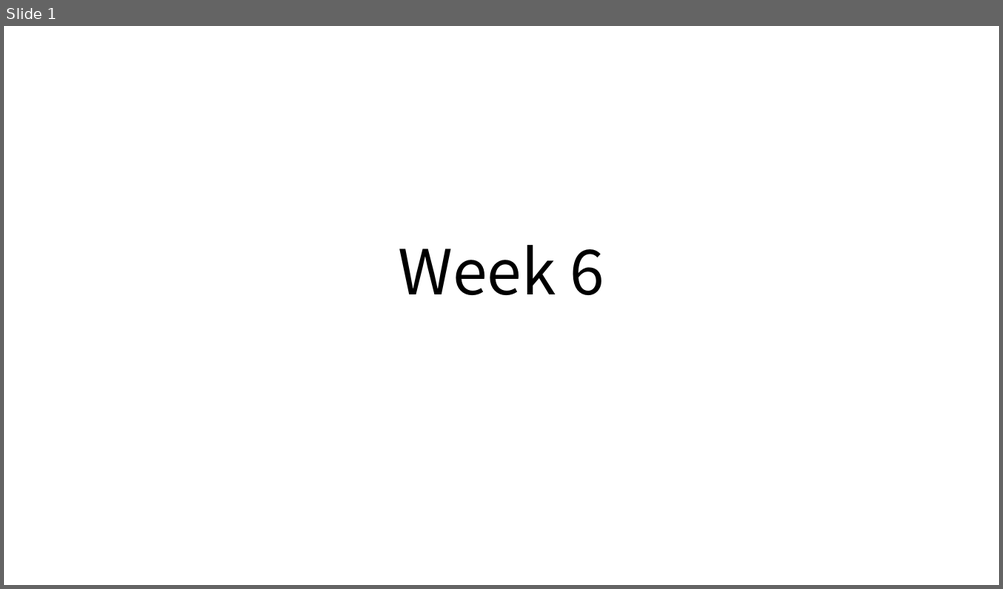
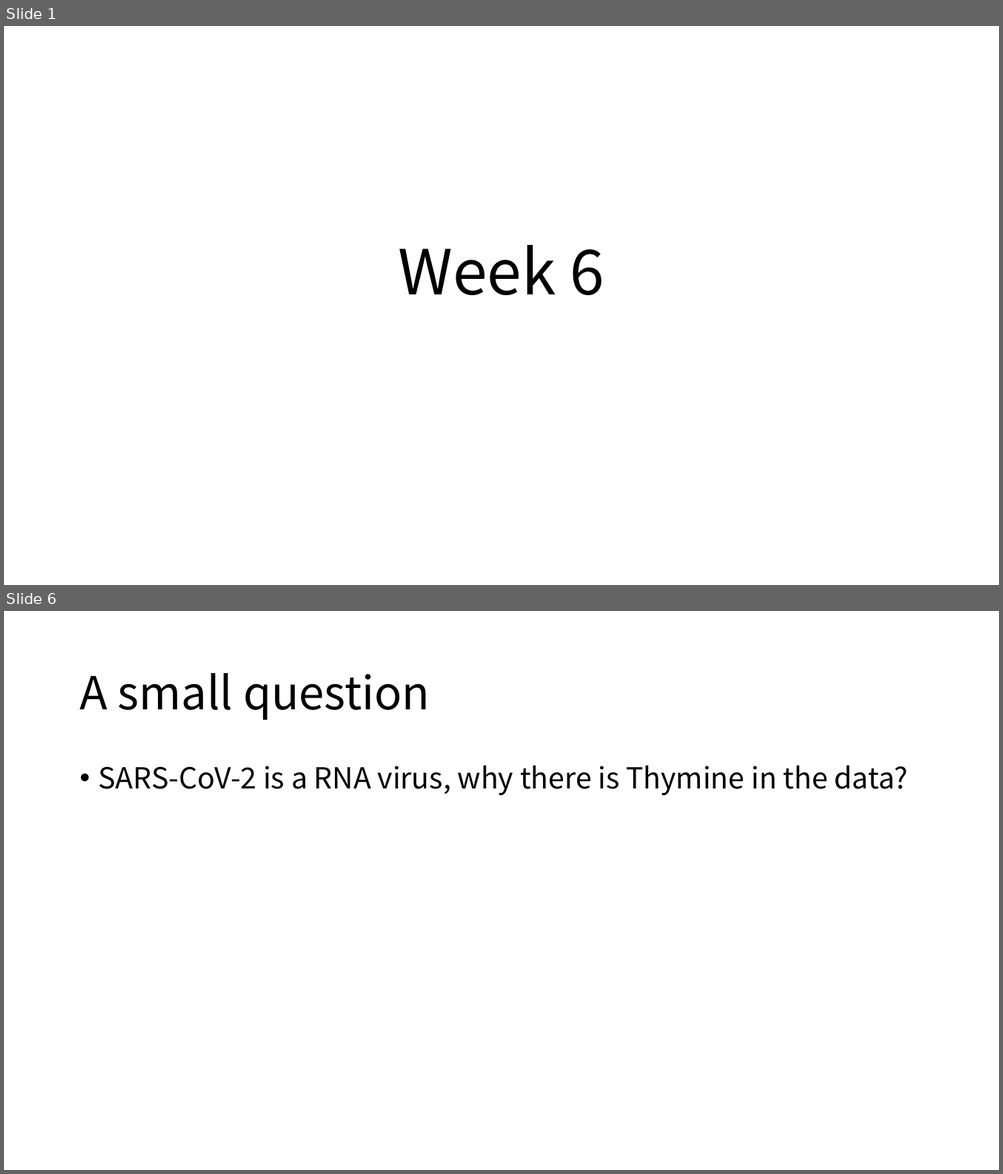
Before and after one commit to KirakiraZLY/Variants-and-mutation-rate-in-SARS-Cov2, a slide deck: DiaryLog/Daily_Week6.pptx. Shown one above the other, each under a label of ours: slide 1 before the commit, slides 1 and 6 after it; the slides between them are not shown. The pictures are 1003x589 and 1003x1174 pixels, drawn with LibreOffice and Linux fonts; fonts in the diff are those of the drawing. Boxes give left, top, right and bottom in pixels: in the first picture for what was removed or moved away, otherwise in the second. Text is boxed around its words. In the diff, an @@ line names an element or a change of style, - is before the commit and + after.

```diff
--- a/DiaryLog/Daily_Week6.pptx
+++ b/DiaryLog/Daily_Week6.pptx
@@ slide 6 added at (4, 611, 999, 1170), background #FFFFFF @@
@@ title added at (79, 673, 430, 720), 44 pt, text #000000 @@
+A small question
@@ text added at (99, 765, 908, 795), 28 pt, text #000000 @@
+• SARS-CoV-2 is a RNA virus, why there is Thymine in the data?
```
Also in this commit, not shown: 1 slide changed, 4 other slides added, 3 other files.
